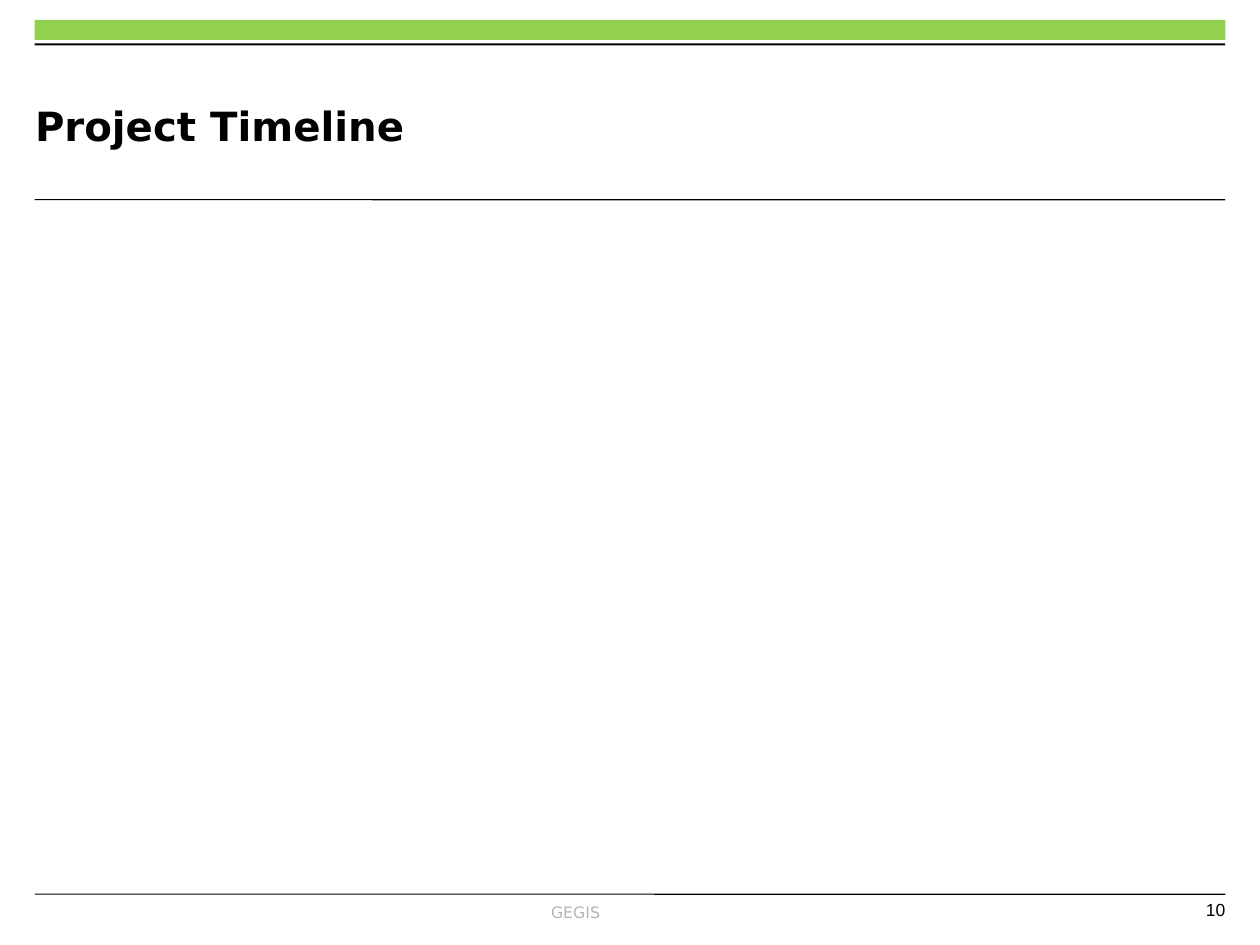
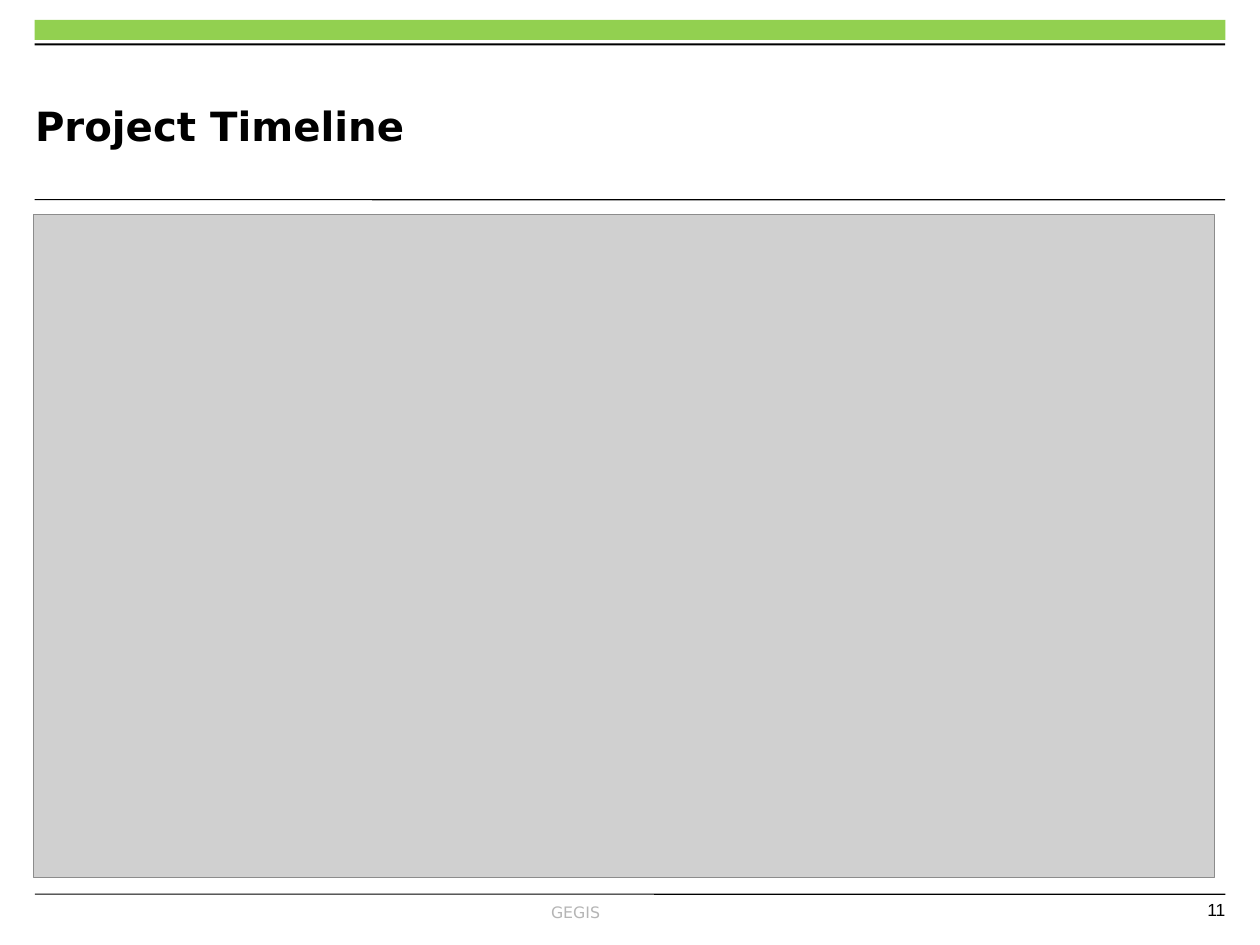
Before and after one commit to OkomoJacob/FinalYearProject, a slide deck: slide 11 of MY PRESENTATION.pptx (slide 10 before the commit). Drawn at 1260x945 pixels with LibreOffice and Linux fonts; fonts in the diff are those of the drawing; grey boxes stand for pictures; background and template pictures are left out. Boxes give left, top, right and bottom in pixels: in the first picture for what was removed or moved away, otherwise in the second. Text is boxed around its words. In the diff, an @@ line names an element or a change of style, - is before the commit and + after.

```diff
--- a/MY PRESENTATION.pptx
+++ b/MY PRESENTATION.pptx
@@ picture added at (34, 214, 1215, 878) @@
@@ page number at (1207, 904, 1225, 916): text changed @@
-10
+11
```
Also in this commit, not shown: 3 other slides changed, 3 slides added, 2 slides removed, 2 other files.
